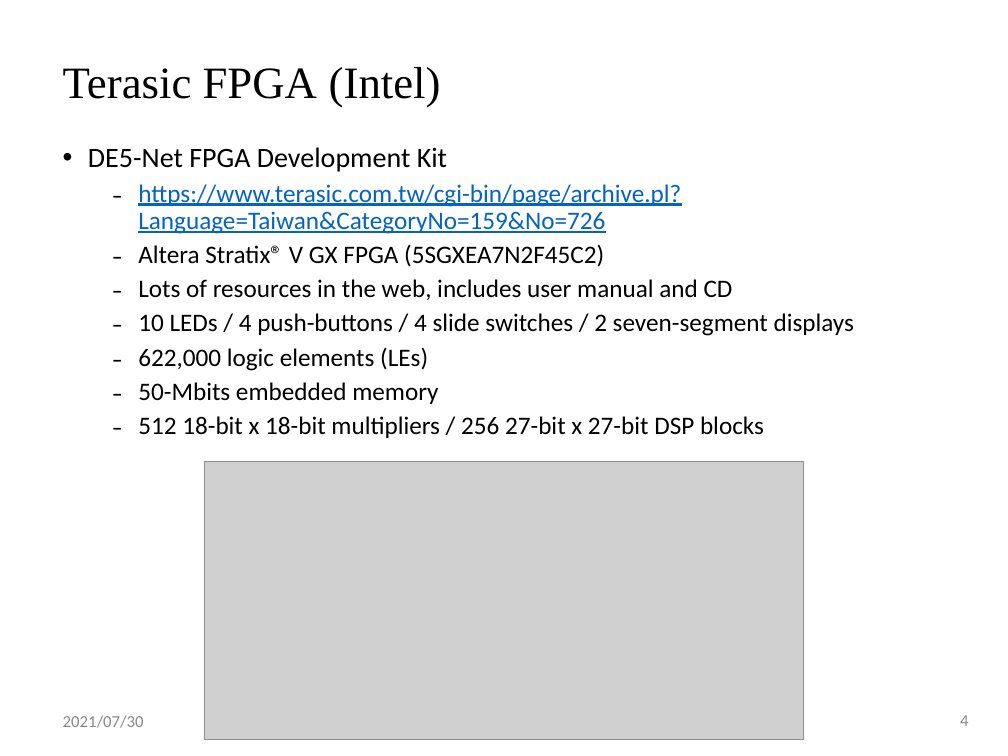
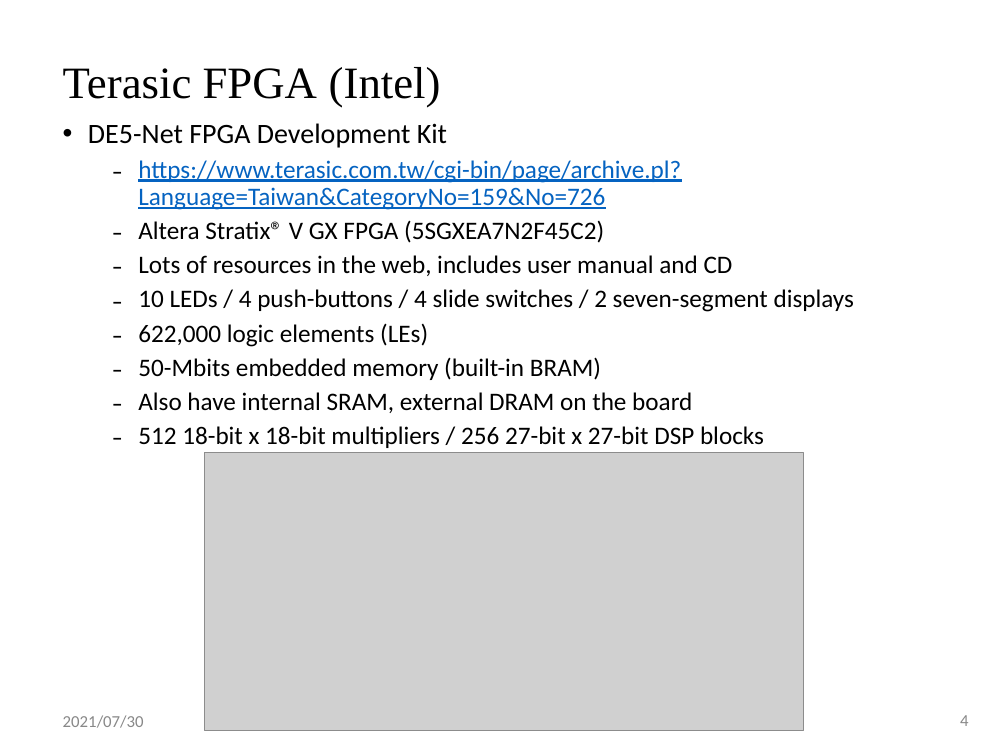
Before and after one commit to shihjimmy/riffa, a slide deck: slide 4 of RIFFA_tutorial_2025.pptx. Drawn at 1008x756 pixels with LibreOffice and Linux fonts; fonts in the diff are those of the drawing; grey boxes stand for pictures; background and template pictures are left out. Boxes give left, top, right and bottom in pixels: in the first picture for what was removed or moved away, otherwise in the second. Text is boxed around its words. In the diff, an @@ line names an element or a change of style, - is before the commit and + after.

```diff
--- a/RIFFA_tutorial_2025.pptx
+++ b/RIFFA_tutorial_2025.pptx
@@ text "DE5-Net FPGA Development Kit": place and size @@
-text "DE5-Net FPGA Development Kit" at bbox=[88, 147, 854, 438]
+text "DE5-Net FPGA Development Kit" at bbox=[88, 123, 854, 448]
@@ text at bbox=[138, 357, 692, 413]: text changed @@
-  ˗ 50-Mbits embedded memory
+  ˗ 50-Mbits embedded memory (built-in BRAM)
+  ˗ Also have internal SRAM, external DRAM on the board
@@ picture: place and size @@
-picture at bbox=[205, 462, 803, 740]
+picture at bbox=[205, 453, 803, 731]
```
Also in this commit, not shown: 40 other slides changed, 1 slide added, 2 slides removed.
